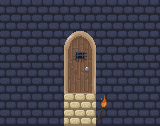
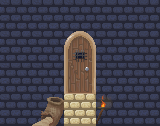
Layer changes from the first 160px x 126px image to the second:
added group "Saco Pared" with 4 layers above "Antorcha" over [32,97,64,126]
added layer "Layer 26" in group "Saco Pared" over [41,97,64,126]
added layer "Layer 28" in group "Saco Pared" over [32,117,53,126]
added layer "Layer 27" in group "Saco Pared" over [43,97,62,126]
"Layer 17" (1st of 4, in "Antorcha" › "Frame 4"): opacity 79% → 100%, moved it into group "Frame 4", painted on it over [100,95,112,108]
added group "Frame 1" with 3 layers in group "Antorcha" over [96,95,113,116]
added layer "Layer 17" (4th of 4, in "Antorcha" › "Frame 1") in group "Frame 1" over [101,95,112,108]
added layer "Layer 22" (50%) in group "Frame 1" over [96,95,113,111]
added layer "Layer 18" (4th of 4, in "Antorcha" › "Frame 1") (screen, 47%) in group "Frame 1" over [98,107,105,116]
